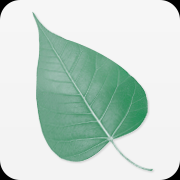
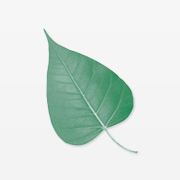
Layers edited between the first and the second 180 x 180 image:
hid "white highlight" over [0, 0, 149, 98]
painted on "leaf" over [32, 11, 154, 172]
hid "black bg" over [0, 0, 180, 180]
